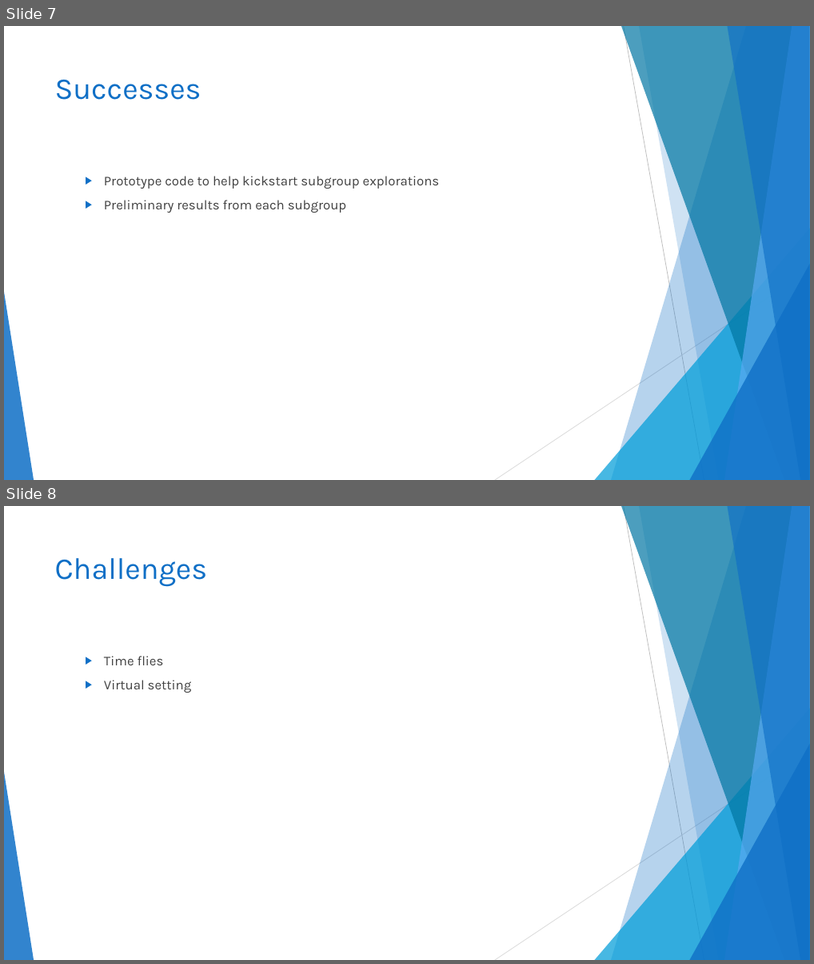
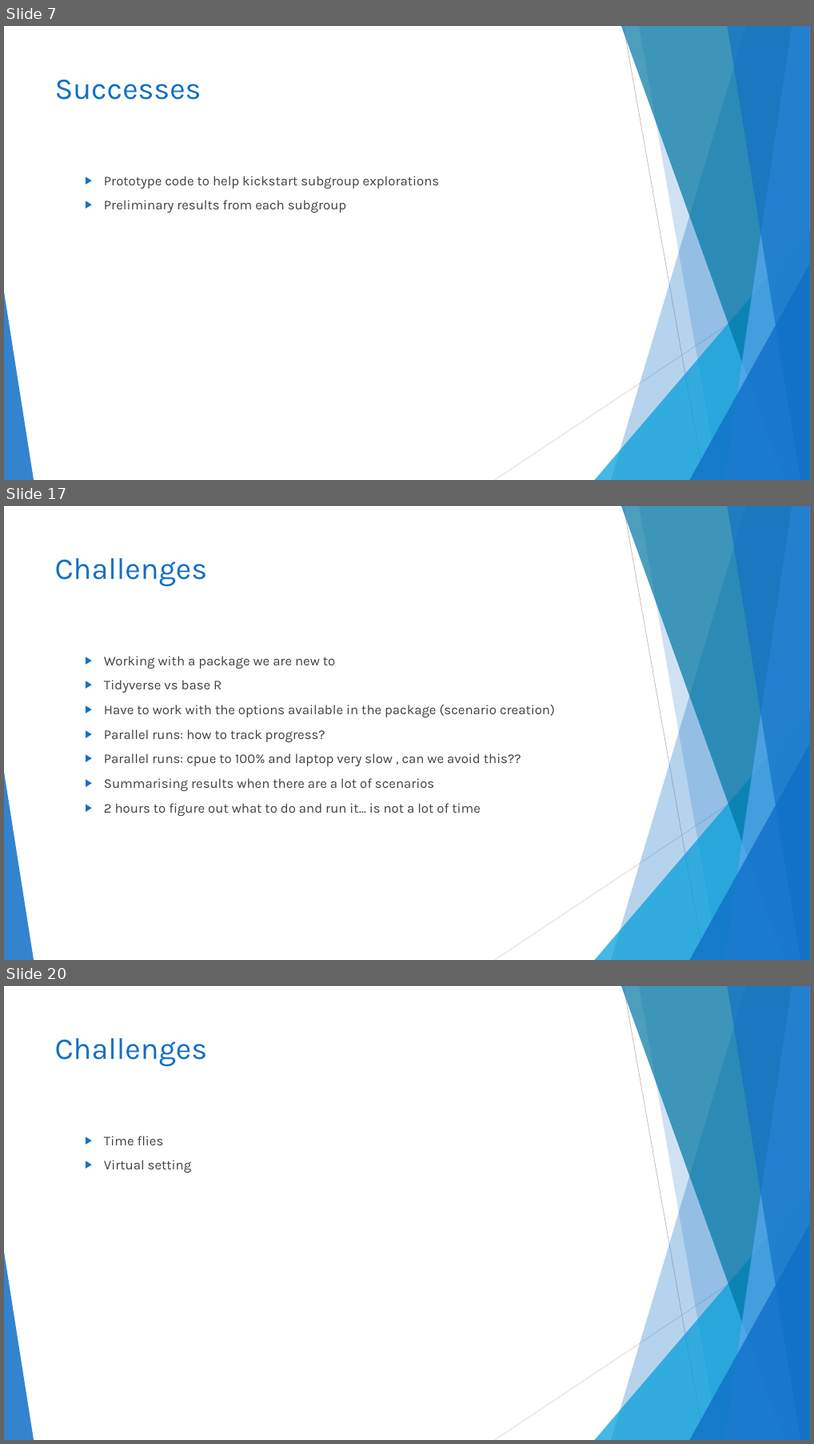
Before and after one commit to TESA-workshops/sim-geostat-survey, a slide deck: report/sim-geostat-survey-report.pptx. Shown one above the other, each under a label of ours: slides 7 and 8 before the commit, slides 7, 17 and 20 after it; the slides between them are not shown. The pictures are 814x964 and 814x1444 pixels, drawn with LibreOffice and Linux fonts; fonts in the diff are those of the drawing. Boxes give left, top, right and bottom in pixels: in the first picture for what was removed or moved away, otherwise in the second. Text is boxed around its words. In the diff, an @@ line names an element or a change of style, - is before the commit and + after.

```diff
--- a/report/sim-geostat-survey-report.pptx
+++ b/report/sim-geostat-survey-report.pptx
@@ slide 17 added at (x1=4, y1=506, x2=810, y2=960), background #FFFFFF; not listed: 10 template elements that a slide beside it also shows @@
@@ title added at (x1=55, y1=558, x2=208, y2=587), 36 pt, text #0F6FC6 @@
+Challenges
@@ text added at (x1=104, y1=656, x2=555, y2=816), 16 pt, text #404040 @@
+  ▶ Working with a package we are new to
+  ▶ Tidyverse vs base R
+  ▶ Have to work with the options available in the package (scenario creation)
+  ▶ Parallel runs: how to track progress?
+  ▶ Parallel runs: cpue to 100% and laptop very slow , can we avoid this??
+  ▶ Summarising results when there are a lot of scenarios
+  ▶ 2 hours to figure out what to do and run it… is not a lot of time
@@ what was slide 8 is now slide 20 @@
```
Also in this commit, not shown: 1 slide changed, 11 other slides added.
